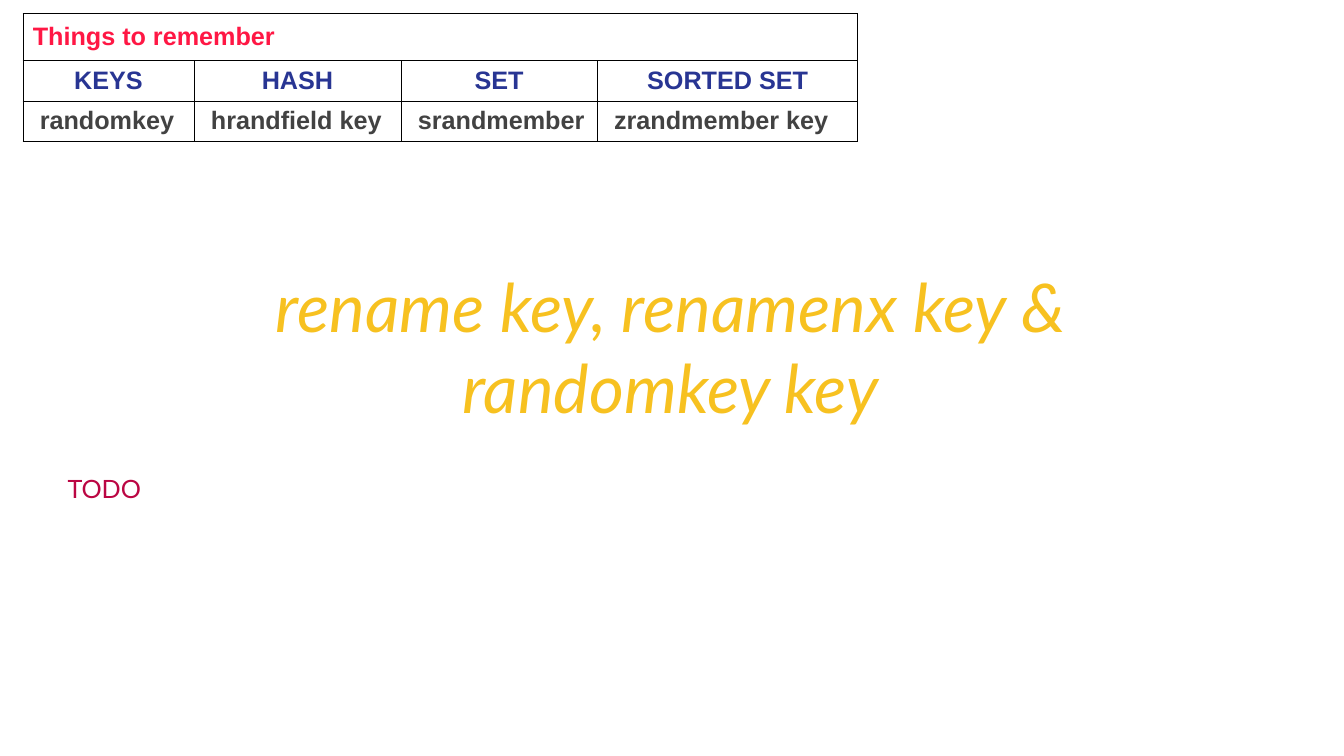
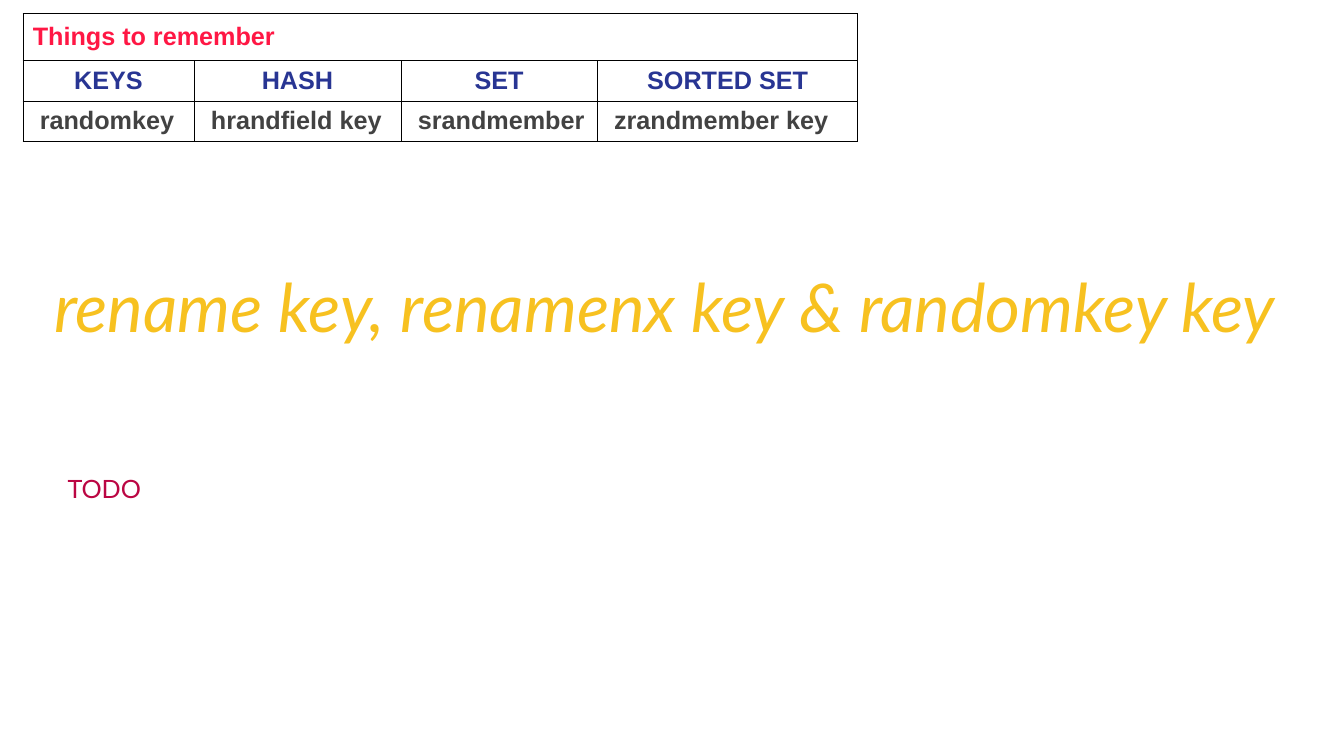
Before and after one commit to Saleel-Bagde/PPT-s, a slide deck: slide 33 of redis Ver2.pptx. Drawn at 1344x756 pixels with LibreOffice and Linux fonts; fonts in the diff are those of the drawing. Boxes give left, top, right and bottom in pixels: in the first picture for what was removed or moved away, otherwise in the second. Text is boxed around its words. In the diff, an @@ line names an element or a change of style, - is before the commit and + after.

```diff
--- a/redis Ver2.pptx
+++ b/redis Ver2.pptx
@@ text "rename key, renamenx key & ..." rewrapped from <box>276,282,1007,425</box> to <box>54,282,1276,344</box> @@
```
Also in this commit, not shown: 10 other slides changed, 17 slides added, 1 slide removed.
